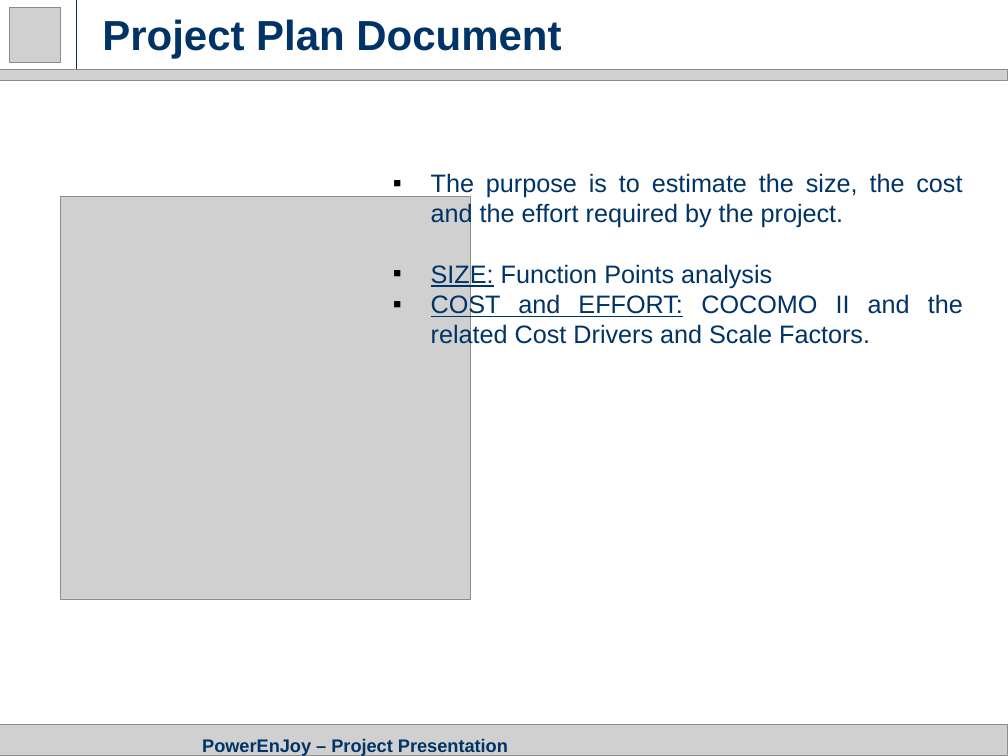
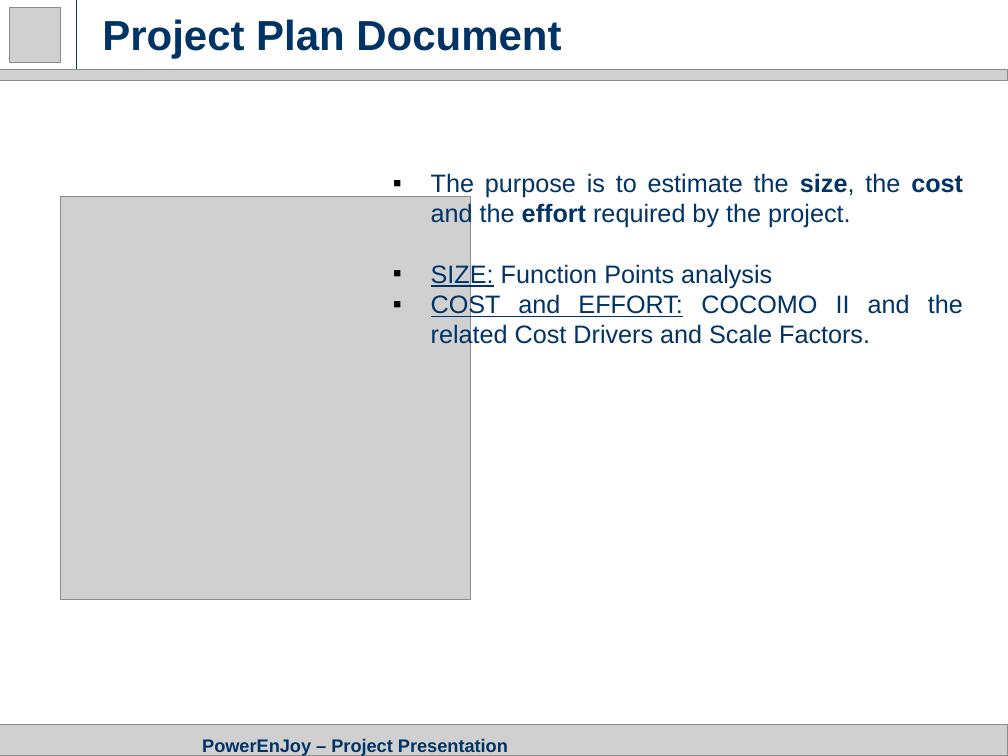
Before and after one commit to GiovanniScotti/PowerEnjoy-SEII-Project-Scotti-Trabucchi, a slide deck: slide 3 of Project Presentation.pptx. Drawn at 1008x756 pixels with LibreOffice and Linux fonts; fonts in the diff are those of the drawing; grey boxes stand for pictures. Boxes give left, top, right and bottom in pixels: in the first picture for what was removed or moved away, otherwise in the second. Text is boxed around its words. In the diff, an @@ line names an element or a change of style, - is before the commit and + after.

```diff
--- a/Project Presentation.pptx
+++ b/Project Presentation.pptx
@@ text at (431, 173, 963, 228): bold on in "size, cost effort" @@
```
Also in this commit, not shown: 2 other slides changed.
